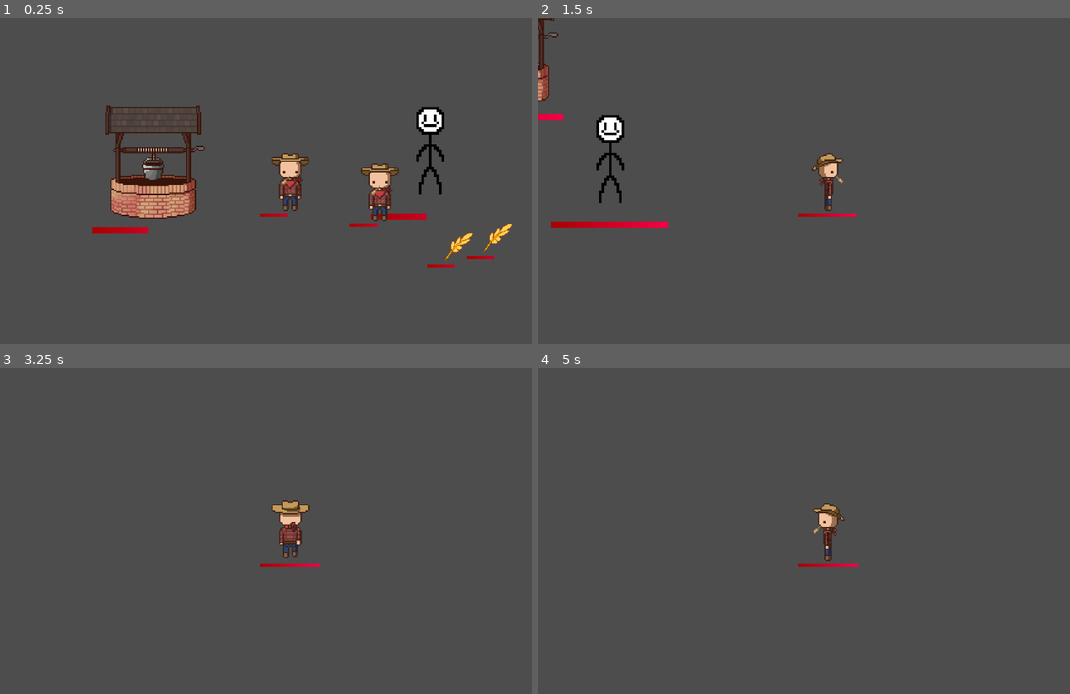
Above: before the commit, frames 1-4 (two rows, left to right).
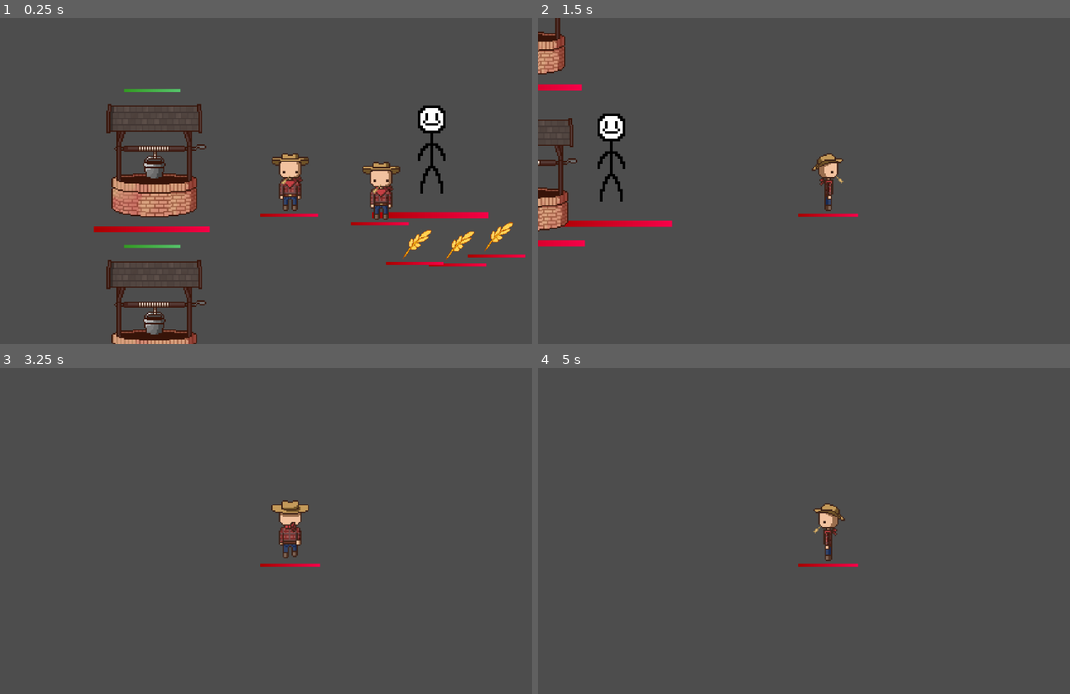
Above: after the commit, the same moments.

Repository: T3rryTim3/mhs-gamedev-02
Game: Godot game, scene res://scenes/Testing/phystest.tscn
Same seed, same stepped clock (60 frames per second), same inputs: the game is played once before the commit and once after it. Before the commit the project starts from res://scenes/Base/phystest.tscn.
Inputs:
- Up to frame 1 (0.25 s): no input
- Up to frame 2 (1.5 s): tap Enter (ui_accept) at 0.5, 0.77 s; hold D (move_right) 0.53-1.28 s; tap E at 0.6, 1.35 s; hold Down (ui_down) from 1.28 s (still down)
- Up to frame 3 (3.25 s): tap Enter (ui_accept) at 1.52, 3.02 s; release Down (ui_down) at 2.03 s; hold D (move_right) 2.03-2.78 s; tap Q at 2.1 s; tap E at 2.3, 2.85 s; hold W (move_up) from 2.78 s (still down)
- Up to frame 4 (5 s): release W (move_up) at 3.53 s; hold A (move_left) from 3.53 s (still down); tap E at 3.6, 4.55 s; tap Enter (ui_accept) at 3.77, 4.52 s; tap Q at 4.35 s

The runs differ from the first frame. In frame 1, 6.7% of the frame differs, in the area x 17-99%, y 21-100%; in frame 2, 3.0%; in frame 3, less than 0.1%; in frame 4, less than 0.1%.

Commit message:
Added station and well entity

Diff:
--- a/projects/mhsdev-02/project.godot
+++ b/projects/mhsdev-02/project.godot
@@ -11,7 +11,7 @@
 [application]
 
 config/name="MHSDEV02 - First project"
-run/main_scene="res://scenes/Base/phystest.tscn"
+run/main_scene="res://scenes/Testing/phystest.tscn"
 config/features=PackedStringArray("4.3", "Forward Plus")
 boot_splash/bg_color=Color(0.107535, 0.113264, 0.293981, 1)
 config/icon="res://icon.svg"
--- a/projects/mhsdev-02/scenes/Base/humanoid.tscn
+++ b/projects/mhsdev-02/scenes/Base/humanoid.tscn
@@ -1,6 +1,6 @@
 [gd_scene load_steps=44 format=3 uid="uid://csm7lx0v5ercn"]
 
-[ext_resource type="Script" path="res://humanoid.gd" id="1_pimh2"]
+[ext_resource type="Script" path="res://scripts/humanoid.gd" id="1_pimh2"]
 [ext_resource type="Texture2D" uid="uid://cthdvmnjajh0s" path="res://images/Humanoid/Player/Front.png" id="2_au5ys"]
 [ext_resource type="Texture2D" uid="uid://dpa3towsv1ott" path="res://images/Humanoid/Player/Front(Holding).png" id="3_fkuho"]
 [ext_resource type="Texture2D" uid="uid://cwik73dujqb48" path="res://images/Humanoid/Player/Left.png" id="4_4r7wt"]
--- a/projects/mhsdev-02/scenes/Base/item.tscn
+++ b/projects/mhsdev-02/scenes/Base/item.tscn
@@ -13,7 +13,7 @@
 script = ExtResource("1_plafo")
 id = 2
 sprite = NodePath("Sprite2D")
-health_bar_scale = 8.0
+health_bar_scale = 2.0
 
 [node name="Sprite2D" type="Sprite2D" parent="."]
 texture = ExtResource("2_5utan")
--- a/projects/mhsdev-02/scenes/Base/phystest.tscn
+++ /dev/null
@@ -1,36 +0,0 @@
-[gd_scene load_steps=7 format=3 uid="uid://c1g832odaaalg"]
-
-[ext_resource type="PackedScene" uid="uid://b1eciwiplogl6" path="res://scenes/Base/entity.tscn" id="1_0f7r7"]
-[ext_resource type="PackedScene" uid="uid://ch7yldb47xgpv" path="res://scenes/Base/item.tscn" id="2_c6tnk"]
-[ext_resource type="PackedScene" uid="uid://pysan0unkcxq" path="res://scenes/Base/collector.tscn" id="3_80cdg"]
-[ext_resource type="PackedScene" uid="uid://csm7lx0v5ercn" path="res://scenes/Base/humanoid.tscn" id="4_fk64c"]
-[ext_resource type="PackedScene" uid="uid://mjb3tm0mtc3r" path="res://scenes/Base/player.tscn" id="5_5cbv7"]
-[ext_resource type="PackedScene" uid="uid://nsrj6j5h6ctv" path="res://scenes/Base/station.tscn" id="6_xm8c2"]
-
-[node name="phystest" type="Node2D"]
-
-[node name="Item" parent="." instance=ExtResource("2_c6tnk")]
-position = Vector2(21, 79)
-health_bar_scale = 2.0
-
-[node name="Entity" parent="." instance=ExtResource("1_0f7r7")]
-
-[node name="Collector" parent="." instance=ExtResource("3_80cdg")]
-position = Vector2(334, 43)
-
-[node name="Item2" parent="." instance=ExtResource("2_c6tnk")]
-position = Vector2(52, 72)
-health_bar_scale = 2.0
-
-[node name="Humanoid" parent="." instance=ExtResource("4_fk64c")]
-position = Vector2(-41, 35)
-
-[node name="Humanoid2" parent="." instance=ExtResource("5_5cbv7")]
-position = Vector2(-112, 27)
-
-[node name="Station" parent="." instance=ExtResource("6_xm8c2")]
-position = Vector2(-221, 11)
-health = 60.0
-move_influence = 0.2
-
-[node name="Camera2D" type="Camera2D" parent="."]
--- a/projects/mhsdev-02/scenes/Base/station.tscn
+++ b/projects/mhsdev-02/scenes/Base/station.tscn
@@ -1,20 +1,22 @@
-[gd_scene load_steps=4 format=3 uid="uid://nsrj6j5h6ctv"]
+[gd_scene load_steps=5 format=3 uid="uid://nsrj6j5h6ctv"]
 
-[ext_resource type="Script" path="res://scripts/entity.gd" id="1_21bt8"]
+[ext_resource type="Script" path="res://station.gd" id="1_g7ken"]
+[ext_resource type="Texture2D" uid="uid://c42whfon7v317" path="res://scenes/Base/station_default_progress.tres" id="2_0l7mi"]
 [ext_resource type="Texture2D" uid="uid://u7xq2b86pnte" path="res://images/stations/well.png" id="2_m2phn"]
 
 [sub_resource type="RectangleShape2D" id="RectangleShape2D_astqw"]
-size = Vector2(66.5, 37)
+size = Vector2(66.5, 13.5)
 
 [node name="Station" type="CharacterBody2D" node_paths=PackedStringArray("sprite")]
 motion_mode = 1
-script = ExtResource("1_21bt8")
+script = ExtResource("1_g7ken")
+progress_bar_texture = ExtResource("2_0l7mi")
 sprite = NodePath("Sprite2D")
-move_influence = 0.2
+move_influence = 0.0
 
 [node name="Sprite2D" type="Sprite2D" parent="."]
 texture = ExtResource("2_m2phn")
 
 [node name="CollisionShape2D" type="CollisionShape2D" parent="."]
-position = Vector2(0.75, 26)
+position = Vector2(0.75, 37.75)
 shape = SubResource("RectangleShape2D_astqw")
--- /dev/null
+++ b/projects/mhsdev-02/scenes/Base/station_default_progress.tres
@@ -0,0 +1,7 @@
+[gd_resource type="GradientTexture2D" load_steps=2 format=3 uid="uid://c42whfon7v317"]
+
+[sub_resource type="Gradient" id="Gradient_pgvw6"]
+colors = PackedColorArray(0.201066, 0.606966, 0.135855, 1, 0.351193, 0.7854, 0.447601, 1)
+
+[resource]
+gradient = SubResource("Gradient_pgvw6")
--- /dev/null
+++ b/projects/mhsdev-02/scenes/Stations/well.tscn
@@ -0,0 +1,24 @@
+[gd_scene load_steps=5 format=3 uid="uid://dgmho5h0opm76"]
+
+[ext_resource type="Script" path="res://scripts/well.gd" id="1_ld0x8"]
+[ext_resource type="Texture2D" uid="uid://c42whfon7v317" path="res://scenes/Base/station_default_progress.tres" id="2_iy0j5"]
+[ext_resource type="Texture2D" uid="uid://u7xq2b86pnte" path="res://images/stations/well.png" id="2_ubvcw"]
+
+[sub_resource type="RectangleShape2D" id="RectangleShape2D_astqw"]
+size = Vector2(66.5, 13.5)
+
+[node name="Well" type="CharacterBody2D" node_paths=PackedStringArray("sprite")]
+motion_mode = 1
+script = ExtResource("1_ld0x8")
+progress_bar_texture = ExtResource("2_iy0j5")
+sprite = NodePath("Sprite2D")
+
+[node name="Sprite2D" type="Sprite2D" parent="."]
+texture = ExtResource("2_ubvcw")
+
+[node name="CollisionShape2D" type="CollisionShape2D" parent="."]
+position = Vector2(0.75, 37.75)
+shape = SubResource("RectangleShape2D_astqw")
+
+[node name="DropPos" type="Node2D" parent="."]
+position = Vector2(38, 24)
--- /dev/null
+++ b/projects/mhsdev-02/scenes/Testing/phystest.tscn
@@ -0,0 +1,41 @@
+[gd_scene load_steps=8 format=3 uid="uid://c1g832odaaalg"]
+
+[ext_resource type="PackedScene" uid="uid://ch7yldb47xgpv" path="res://scenes/Base/item.tscn" id="1_ql2ok"]
+[ext_resource type="PackedScene" uid="uid://b1eciwiplogl6" path="res://scenes/Base/entity.tscn" id="2_p0ww8"]
+[ext_resource type="PackedScene" uid="uid://pysan0unkcxq" path="res://scenes/Base/collector.tscn" id="3_stxc0"]
+[ext_resource type="PackedScene" uid="uid://csm7lx0v5ercn" path="res://scenes/Base/humanoid.tscn" id="4_chua8"]
+[ext_resource type="PackedScene" uid="uid://mjb3tm0mtc3r" path="res://scenes/Base/player.tscn" id="5_e3raw"]
+[ext_resource type="PackedScene" uid="uid://nsrj6j5h6ctv" path="res://scenes/Base/station.tscn" id="6_a5nhr"]
+[ext_resource type="PackedScene" uid="uid://dgmho5h0opm76" path="res://scenes/Stations/well.tscn" id="7_s0786"]
+
+[node name="phystest" type="Node2D"]
+
+[node name="Item" parent="." instance=ExtResource("1_ql2ok")]
+position = Vector2(21, 79)
+
+[node name="Entity" parent="." instance=ExtResource("2_p0ww8")]
+
+[node name="Collector" parent="." instance=ExtResource("3_stxc0")]
+position = Vector2(334, 43)
+
+[node name="Item2" parent="." instance=ExtResource("1_ql2ok")]
+position = Vector2(52, 72)
+
+[node name="Humanoid" parent="." instance=ExtResource("4_chua8")]
+position = Vector2(-41, 35)
+
+[node name="Humanoid2" parent="." instance=ExtResource("5_e3raw")]
+position = Vector2(-113, 28)
+
+[node name="Station" parent="." instance=ExtResource("6_a5nhr")]
+position = Vector2(-221, 11)
+health = 60.0
+
+[node name="Camera2D" type="Camera2D" parent="."]
+
+[node name="Station2" parent="." instance=ExtResource("7_s0786")]
+position = Vector2(-221, 135)
+move_influence = 0.1
+
+[node name="Item3" parent="." instance=ExtResource("1_ql2ok")]
+position = Vector2(-13, 78)
--- a/projects/mhsdev-02/scripts/collector.gd
+++ b/projects/mhsdev-02/scripts/collector.gd
@@ -81,18 +81,19 @@
 
 	return nearest_obj
 
-func add_nearest_item():
+func add_nearest_item() -> bool:
 	var nearest_item = _get_nearest_item()
 	if not nearest_item:
 		print("No item found.")
-		return
-	add_item(nearest_item)
+		return false
 
-func add_item(item:Item) -> void: ## Add an item to the top of the stack.
+	return add_item(nearest_item)
+
+func add_item(item:Item) -> bool: ## Add an item to the top of the stack.
 	# Reparent item
 
 	if len(current_resources) >= stack_limit:
-		return
+		return false
 
 	var global_pos = item.global_position
 	item.get_parent().remove_child(item)
@@ -111,6 +112,8 @@
 	item.tree_exiting.connect(_remove_item.bind(item.collection_id))
 	print(item.get_parent().get_class())
 	print("Added item to collector!")
+
+	return true
 
 func _reset_item_stats(item:Item) -> void: ## Reset connections and other variables of an item.
 	_remove_item(item.collection_id)
--- a/projects/mhsdev-02/scripts/entity.gd
+++ b/projects/mhsdev-02/scripts/entity.gd
@@ -51,7 +51,7 @@
 	if sprite is AnimatedSprite2D:
 		return sprite.sprite_frames.get_frame_texture(sprite.animation, 0)
 	print("ERROR: INVALID SRPITE SET")
-	return Texture2D.new()
+	return Texture.new()
 
 func _update_health(new:float) -> void: ## Update health while keeping within limits.
 	health = clamp(new, 0, max_health)
@@ -103,6 +103,9 @@
 func _movement(_delta) -> void: ## Used in subclasses for movement
 	pass
 
+func _process(_delta):
+	return
+
 func _physics_process(delta: float) -> void:
 	velocity = Vector2.ZERO
 
--- a/projects/mhsdev-02/scripts/health_bar.gd
+++ b/projects/mhsdev-02/scripts/health_bar.gd
@@ -28,7 +28,7 @@
 @onready var y_offset = position.y
 
 ## Lerp per frame (accounting for delta)
-var lerp_val:float = 0.04
+var lerp_val:float = 0.2
 
 ## Current progress (0-1)
 var current:float = 1
--- a/projects/mhsdev-02/scripts/item.gd
+++ b/projects/mhsdev-02/scripts/item.gd
@@ -42,10 +42,10 @@
 			img_path = "res://images/items/wheat.png"
 		1: # Wheat
 			health = 3
-			decay_rate = 0.6
+			decay_rate = 0.2
 		2: # Bread
 			health = 6
-			decay_rate = 0.8
+			decay_rate = 0.2
 	var image = load(img_path)
 	$Sprite2D.texture = image
 	super()
--- a/projects/mhsdev-02/scripts/player.gd
+++ b/projects/mhsdev-02/scripts/player.gd
@@ -33,7 +33,8 @@
 		if event.pressed:
 			match event.keycode:
 				KEY_E:
-					collector.add_nearest_item()
+					if not collector.add_nearest_item():
+						collector.drop_item()
 				KEY_Q:
 					collector.drop_item()
 
--- /dev/null
+++ b/projects/mhsdev-02/scripts/well.gd
@@ -0,0 +1,13 @@
+extends Station
+
+## Preload dropped resource
+var drop = preload("res://scenes/Base/item.tscn")
+
+func produce():
+	super()
+	var new_drop:Item = drop.instantiate()
+	new_drop.id = 2
+	new_drop.position = $DropPos.position
+	new_drop.apply_force(Vector3(randi_range(50,200),randi_range(-60,60),0))
+
+	add_child(new_drop)
--- /dev/null
+++ b/projects/mhsdev-02/station.gd
@@ -0,0 +1,75 @@
+extends Entity
+class_name Station
+
+## Progress bar offset relative to healthbar
+@export var progress_bar_offset:float = 10
+
+## Time to fully process
+@export var produce_time:float = 5
+
+## (Animation) ending y-scale value when process finished
+@export var produce_stretch:float = 0.2
+
+## Progress bar gradient
+@export var progress_bar_texture:Texture2D
+
+## Progress bar object
+@onready var progress_bar:StatBar
+
+## Timer object
+@onready var progress_timer:Timer = Timer.new()
+
+## (Animation) Current stretch value
+var stretch_val:float = 0
+
+## (Animation) Animation length
+var stretch_time:float = 0.15
+
+func produce_anim(delta): ## Production animation
+	stretch_val += delta
+	if stretch_val < stretch_time:
+		sprite.scale.y = 1 + (sin((stretch_val * PI) / stretch_time)) * produce_stretch
+	else:
+		sprite.scale.y = 1
+
+func produce(): ## Produce logic; default nothing
+	stretch_val = 0
+
+func _init_progress_bar(): ## Reset the progress bar
+
+	var sprite_texture = _get_sprite_texture()
+
+	# Instantiate health bar
+	progress_bar = stat_bar.instantiate()
+	progress_bar.texture_width = sprite_texture.get_width() * sprite.scale.x
+	progress_bar.texture_height = sprite_texture.get_height() * sprite.scale.y
+
+	progress_bar.thickness = 0.01
+
+	progress_bar.position.y = (-sprite_texture.get_height()/2.0)*sprite.scale.y
+	progress_bar.position.y -= progress_bar_offset
+
+	progress_bar.size_scale = health_bar.size_scale * 0.5
+
+	progress_bar.texture_progress = progress_bar_texture
+
+	add_child(progress_bar)
+
+func _process(delta):
+	super(delta)
+	# Update progress bar
+	progress_bar.current = (progress_timer.time_left / progress_timer.wait_time)
+	produce_anim(delta)
+
+
+func _ready():
+	super()
+	_init_progress_bar()
+
+	progress_timer.one_shot = false
+	progress_timer.wait_time = produce_time
+	progress_timer.connect("timeout", produce)
+
+	add_child(progress_timer)
+
+	progress_timer.start()
Renamed: projects/mhsdev-02/humanoid.gd -> projects/mhsdev-02/scripts/humanoid.gd
